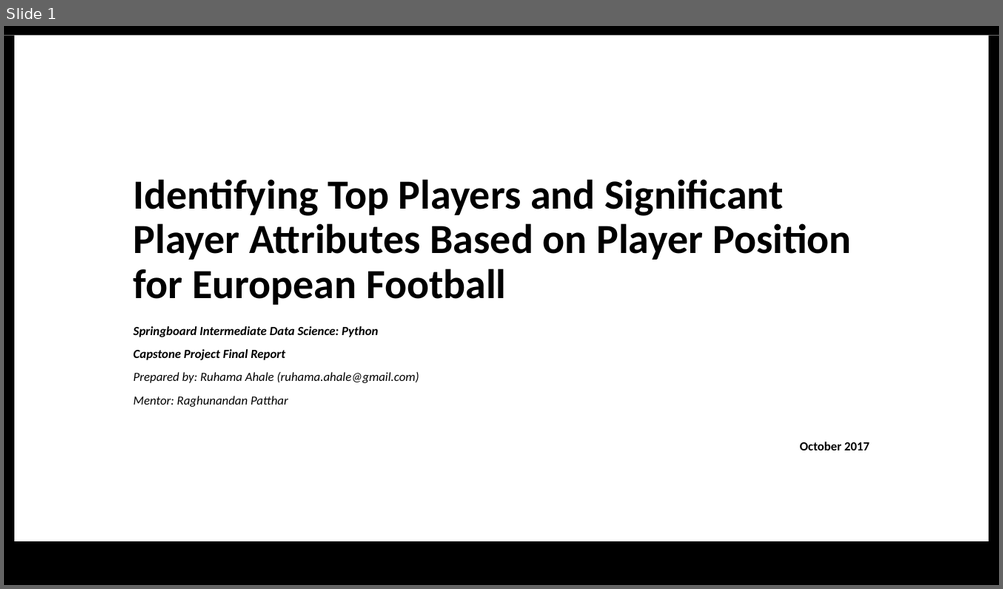
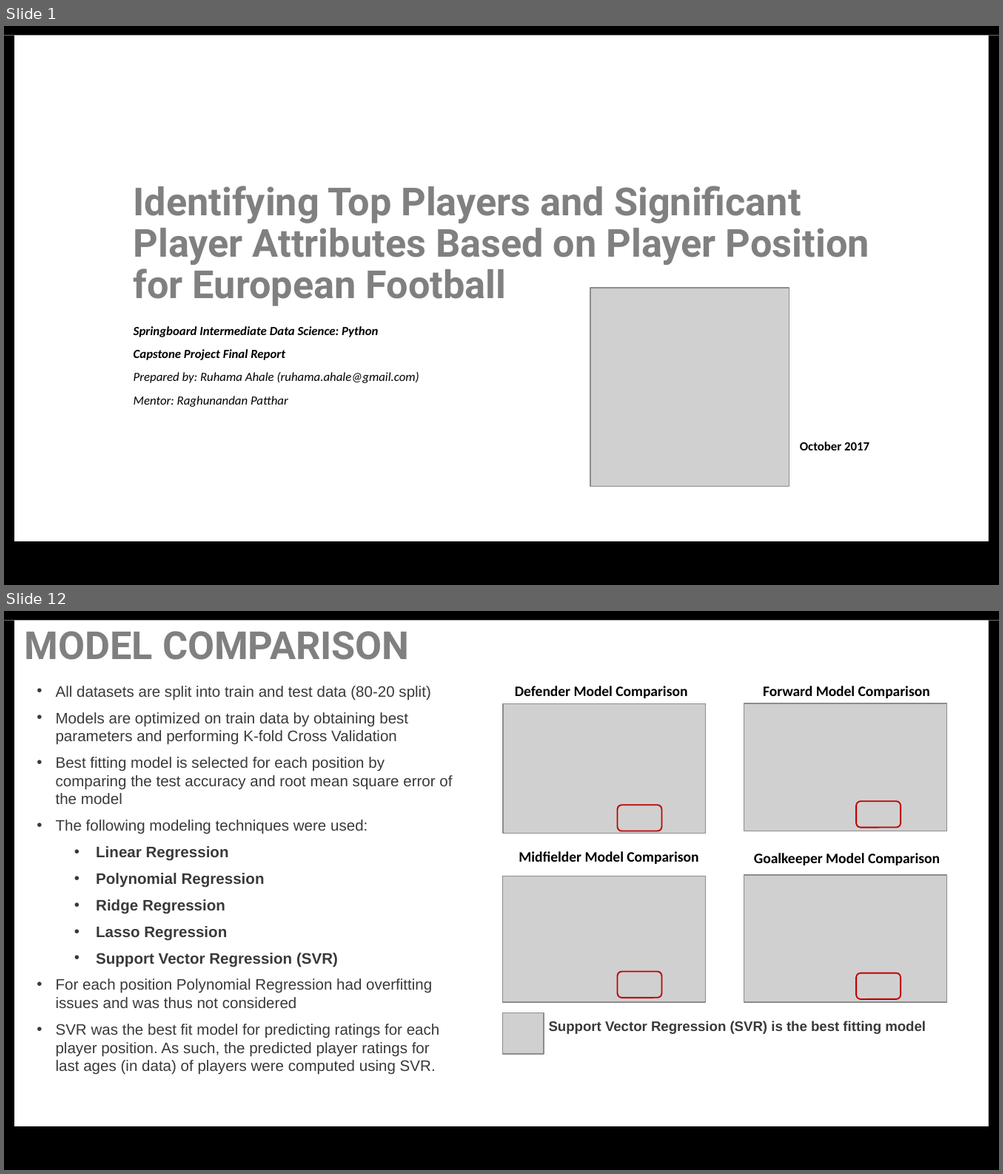
Before and after one commit to ruhama-ahale/soccer_project, a slide deck: Capstone_Final_Report/capstone_project_slide_soccer.pptx. Shown one above the other, each under a label of ours: slide 1 before the commit, slides 1 and 12 after it; the slides between them are not shown. The pictures are 1003x589 and 1003x1174 pixels, drawn with LibreOffice and Linux fonts; fonts in the diff are those of the drawing; grey boxes stand for pictures. Boxes give left, top, right and bottom in pixels: in the first picture for what was removed or moved away, otherwise in the second. Text is boxed around its words. In the diff, an @@ line names an element or a change of style, - is before the commit and + after.

```diff
--- a/Capstone_Final_Report/capstone_project_slide_soccer.pptx
+++ b/Capstone_Final_Report/capstone_project_slide_soccer.pptx
@@ slide 12 added at (4, 611, 999, 1170), background #FFFFFF; not listed: 4 template elements that a slide beside it also shows @@
@@ text added at (25, 631, 410, 660), 28 pt, text #808080, bold @@
+MODEL COMPARISON
@@ text added at (56, 686, 452, 1075), 11 pt, text #3B3838 @@
+• All datasets are split into train and test data (80-20 split)
+• Models are optimized on train data by obtaining best parameters and performing K-fold Cross Validation
+• Best fitting model is selected for each position by comparing the test accuracy and root mean square error of the model
+• The following modeling techniques were used:
+  • Linear Regression
+  • Polynomial Regression
+  • Ridge Regression
+  • Lasso Regression
+  • Support Vector Regression (SVR)
+• For each position Polynomial Regression had overfitting issues and was thus not considered
+• SVR was the best fit model for predicting ratings for each player position. As such, the predicted player ratings for last ages (in data) of players were computed using SVR.
@@ rounded rectangle added at (617, 805, 663, 831), outline #C00000 1 pt @@
@@ rounded rectangle added at (856, 801, 901, 827), outline #C00000 1 pt @@
@@ group added at (502, 686, 946, 1003): 4 texts, 4 pictures @@
+Defender Model Comparison
+Forward Model Comparison
+Midfielder Model Comparison
+Goalkeeper Model Comparison
@@ rounded rectangle added at (617, 972, 663, 998), outline #C00000 1 pt @@
@@ rounded rectangle added at (856, 973, 901, 999), outline #C00000 1 pt @@
@@ picture added at (502, 1013, 543, 1054) @@
@@ text added at (549, 1021, 925, 1034), 10 pt, text #3B3838, bold @@
+Support Vector Regression (SVR) is the best fitting model
@@ slide 1 changed as well @@
@@ title "Identifying Top Players and Significant ..." at (134, 186, 869, 306): size 30 to 28 pt, font Calibri to Roboto, text colour #000000 to #808080 @@
@@ picture added at (590, 287, 788, 486) @@
```
Also in this commit, not shown: 4 other slides changed, 21 other slides added, 6 slides removed, 10 other files.
